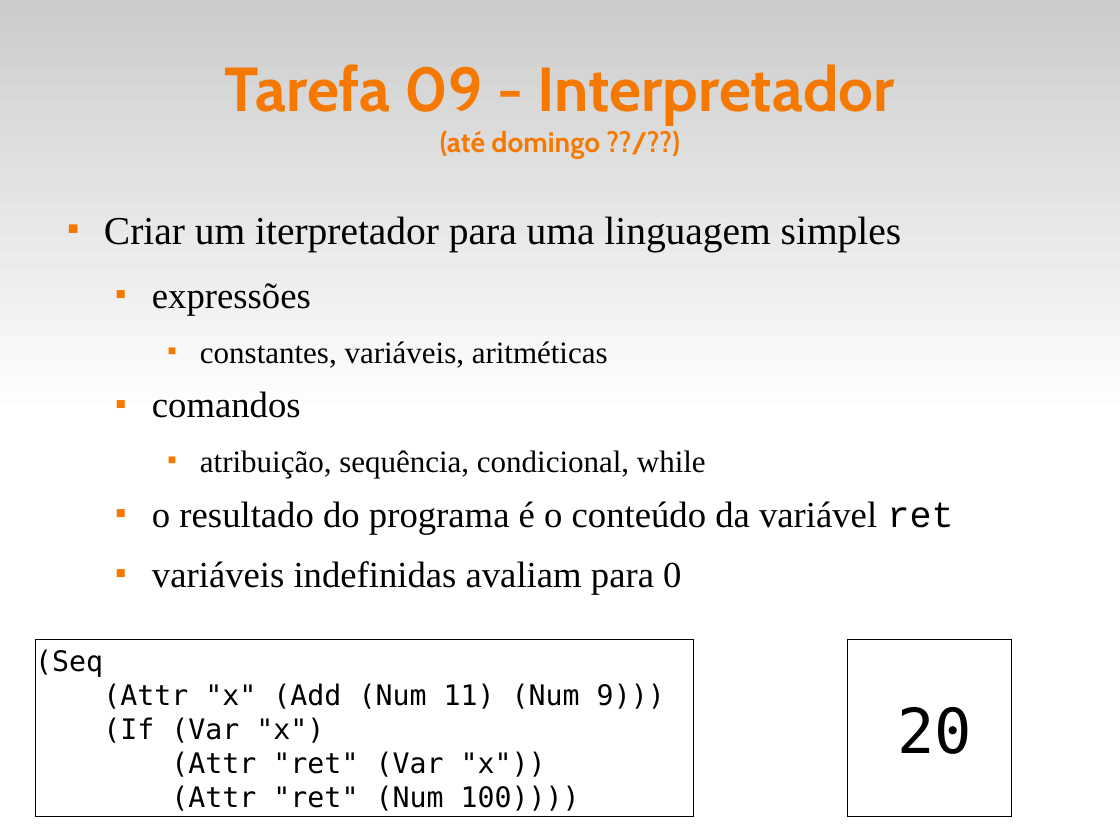
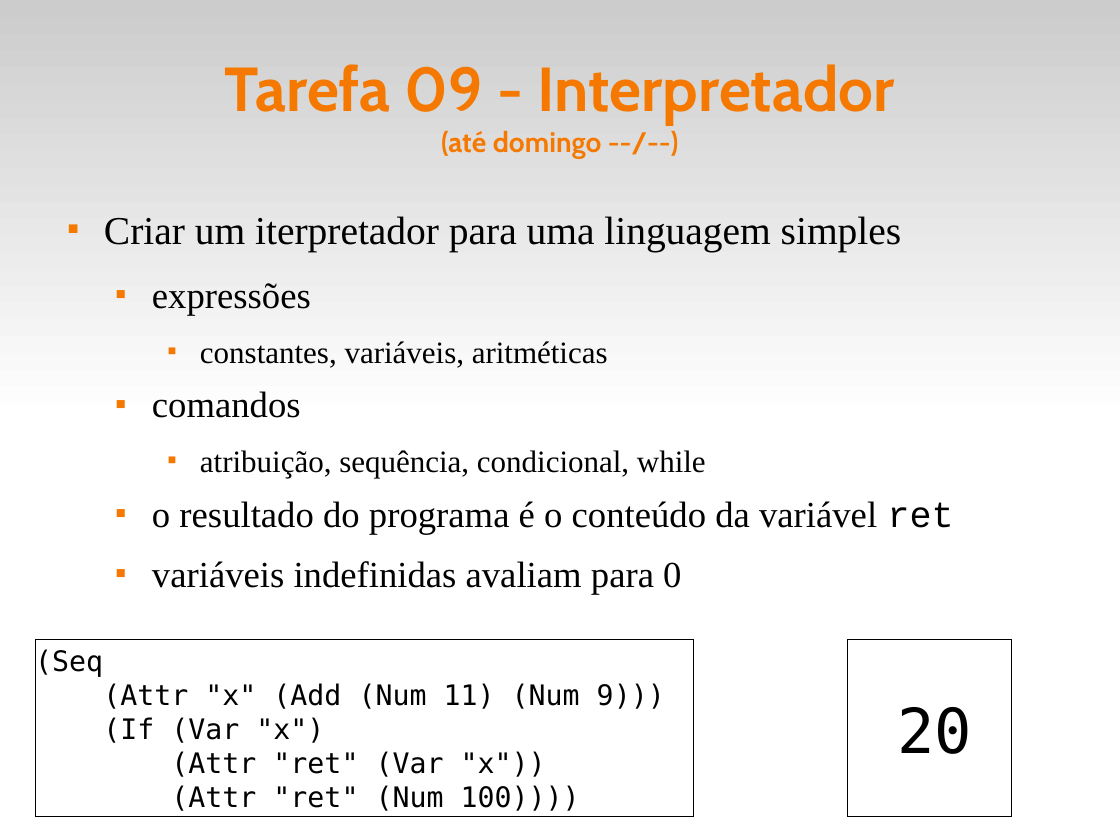
Before and after one commit to fsantanna-uerj/EDL, a slide deck: slide 17 of slides/edl-00.odp. Drawn at 1120x840 pixels with LibreOffice and Linux fonts; fonts in the diff are those of the drawing. Boxes give left, top, right and bottom in pixels: in the first picture for what was removed or moved away, otherwise in the second. Text is boxed around its words. In the diff, an @@ line names an element or a change of style, - is before the commit and + after.

```diff
--- a/slides/edl-00.odp
+++ b/slides/edl-00.odp
@@ title at bbox=[224, 64, 894, 158]: text changed @@
-Tarefa 09 - Interpretador
-(até domingo ??/??)
+Tarefa 09 - Interpretador
+(até domingo --/--)
```
Also in this commit, not shown: 5 other slides changed, 1 other file.
